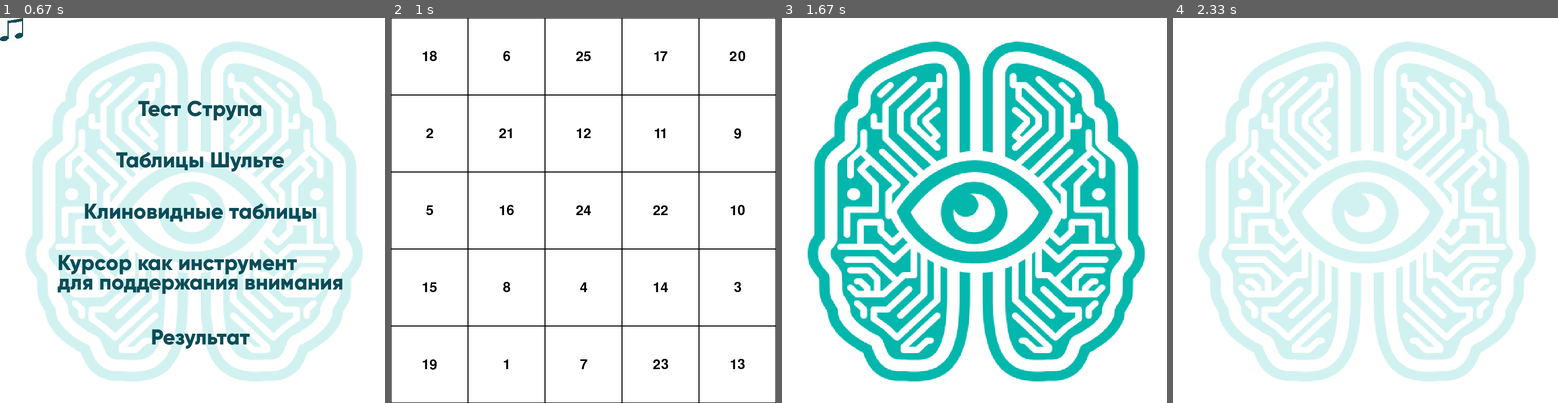
Above: before the commit, frames 1-4 (left to right).
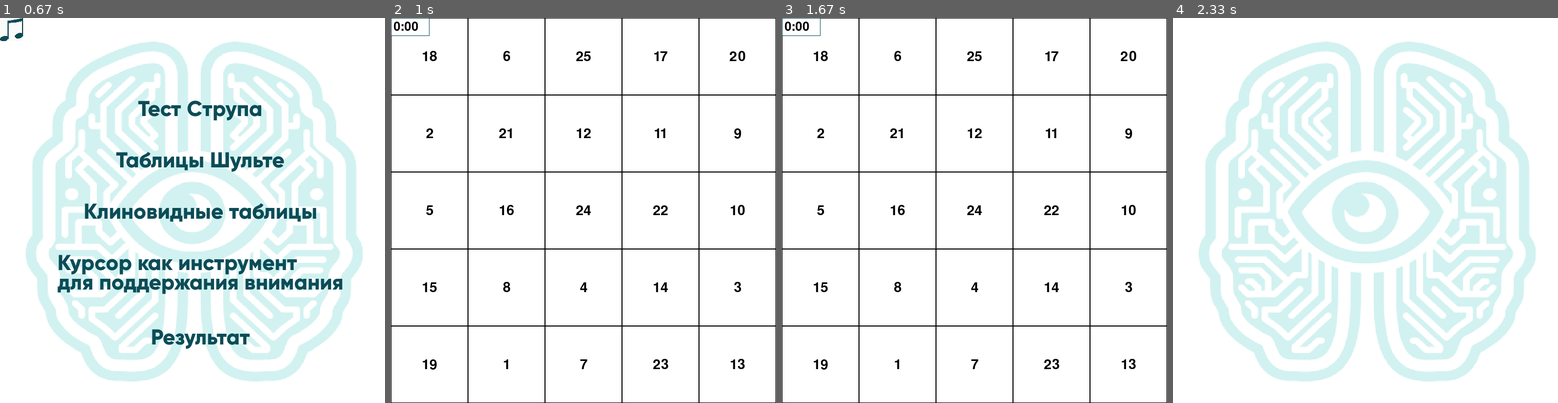
Above: after the commit, the same moments.

Repository: juliadddddddddddddddddddddddddd/pygame
Game: pygame game, started from po.py
The game is run twice, just before and just after one commit, with the same random seed, the same clock (stepped at 60 frames per second) and the same inputs.
Inputs (mouse positions are in pixels of both pictures, inside the frame that each line leads up to):
- Up to frame 1 (0.67 s): click (177, 229) at 0.38 s
- Up to frame 2 (1 s): click "Таблицы Шульте" at 0.72 s
- Up to frame 3 (1.67 s): click (874, 68) at 1.55 s
- Up to frame 4 (2.33 s): click (1346, 310) at 1.9 s; click (1465, 272) at 2.22 s

Frame 1 is identical in both runs. In frame 2, 0.1% of the frame differs, in the area x 0-10%, y 0-5%; in frame 3, 37%, in the area x 0-100%, y 0-100%; in frame 4, nothing differs.

Commit message:
теперь есть таймер

Diff:
--- a/po.py
+++ b/po.py
@@ -2,6 +2,7 @@
 import pygame
 import sys
 import os
+import time
 
 GRAVITY = 0.045
 FPS = 50
@@ -56,12 +57,13 @@
         clock.tick(FPS)
 
 
-# эти класы потом нужно будет заменить
-# также нужно добавить кнопку для того чтобы возвращаться обратно в меню
 def Schulte(screen):
     clock = pygame.time.Clock()
     board = Board(150)
     vol = 0.5
+    sec = 0
+    minu = 0
+    font = pygame.font.Font(None, 35)
     while True:
         for event in pygame.event.get():
             if event.type == pygame.QUIT:
@@ -77,7 +79,19 @@
                 pygame.mixer.music.set_volume(vol)
         screen.fill((255, 255, 255))
         board.draw(screen)
-        pygame.display.flip()
+
+        pygame.draw.rect(screen, BLACK, (0, 0, 75, 35), 1)
+        if sec < 10:
+            time_text = font.render(f'{minu}:0{sec}', True, (0, 0, 0))
+        else:
+            time_text = font.render(f'{minu}:{sec}', True, (0, 0, 0))
+        screen.blit(time_text, (5, 5, 75, 35))
+
+        pygame.display.flip()
+        time.sleep(1)
+        sec += 1
+        minu += sec // 60
+        sec = sec % 60
         clock.tick(FPS)
 
 
